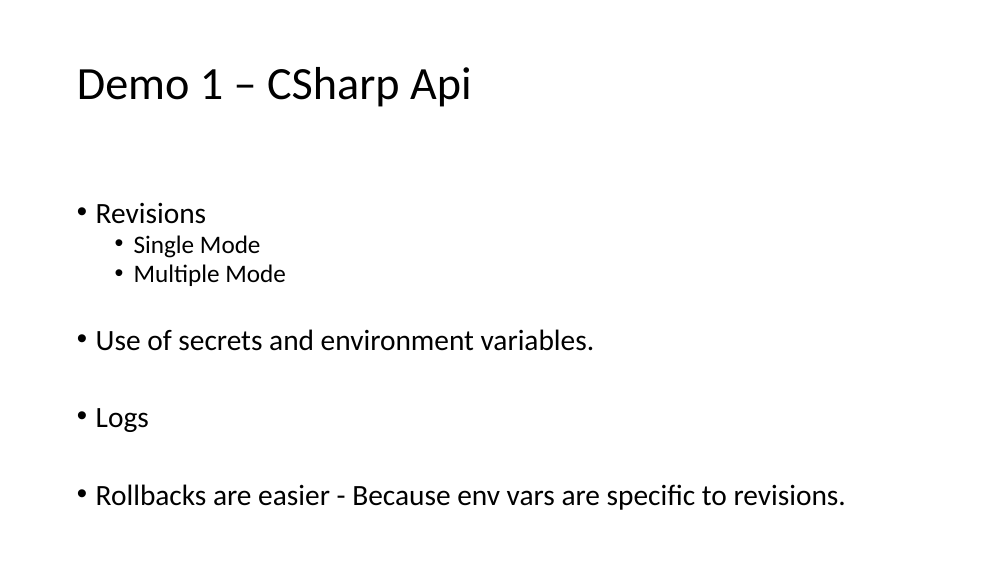
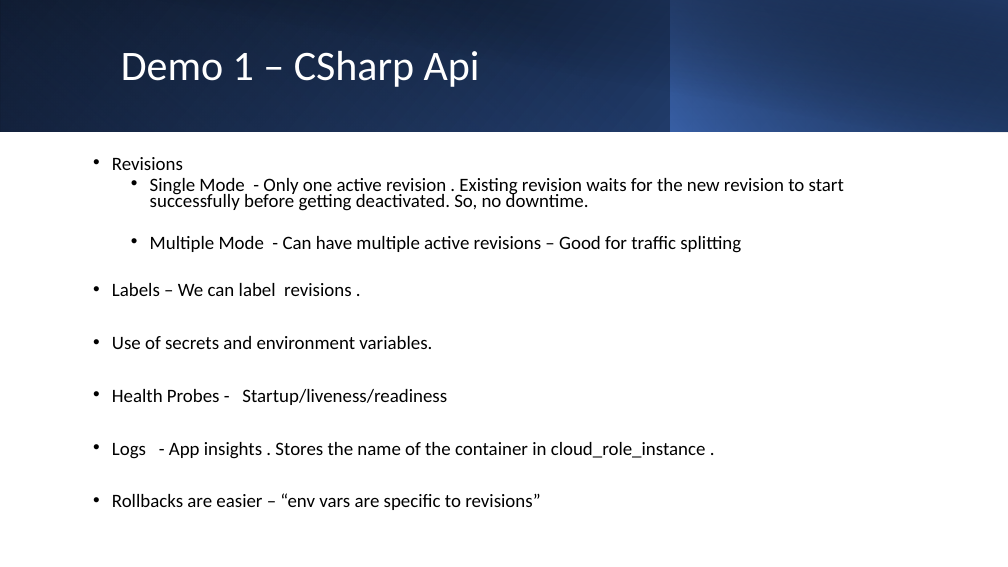
Before and after one commit to cs-samvith/space-app-platform, a slide deck: slide 11 of container-apps.pptx. Drawn at 1008x567 pixels with LibreOffice and Linux fonts; fonts in the diff are those of the drawing. Boxes give left, top, right and bottom in pixels: in the first picture for what was removed or moved away, otherwise in the second. Text is boxed around its words. In the diff, an @@ line names an element or a change of style, - is before the commit and + after.

```diff
--- a/container-apps.pptx
+++ b/container-apps.pptx
@@ rectangle added at box(0, 0, 1008, 132), fill gradient #000000 to #2F5597 @@
@@ rectangle added at box(0, 0, 671, 132), fill gradient #4472C4 to #203864 @@
@@ rectangle added at box(38, 0, 1008, 132), fill gradient #000000 to #203864 @@
@@ title "Demo 1 – CSharp Api": place and size @@
-title "Demo 1 – CSharp Api" at box(77, 67, 472, 107)
+title "Demo 1 – CSharp Api" at box(121, 51, 480, 87)
@@ title "Demo 1 – CSharp Api" at box(121, 51, 480, 87): size 44 to 40 pt, text colour #000000 to #FFFFFF @@
@@ rectangle added at box(671, 0, 1008, 132), fill gradient #4472C4 to #000000 @@
@@ text "Revisions": place and size @@
-text "Revisions" at box(96, 202, 846, 510)
+text "Revisions" at box(112, 157, 844, 510)
@@ text "Revisions" at box(112, 157, 844, 510): vertical alignment top to middle @@
@@ text at box(112, 178, 844, 296): text changed; size 24 to 18 pt @@
-  • Single Mode
-  • Multiple Mode
+  • Single Mode - Only one active revision . Existing revision waits for the new revision to start successfully before getting deactivated. So, no downtime.
+  • Multiple Mode - Can have multiple active revisions – Good for traffic splitting
+• Labels – We can label revisions .
@@ text at box(112, 157, 432, 349): size 28 to 18 pt in "Revisions", "Use of secrets and environment variables."; line spacing 0.8 to 0.7 @@
@@ text at box(112, 389, 706, 510): text changed; size 28 to 18 pt @@
-• Logs
-• Rollbacks are easier - Because env vars are specific to revisions.
+• Health Probes - Startup/liveness/readiness
+• Logs - App insights . Stores the name of the container in cloud_role_instance .
+• Rollbacks are easier – “env vars are specific to revisions”
```
Also in this commit, not shown: 4 other slides changed, 9 slides added, 10 slides removed, 13 other files.
